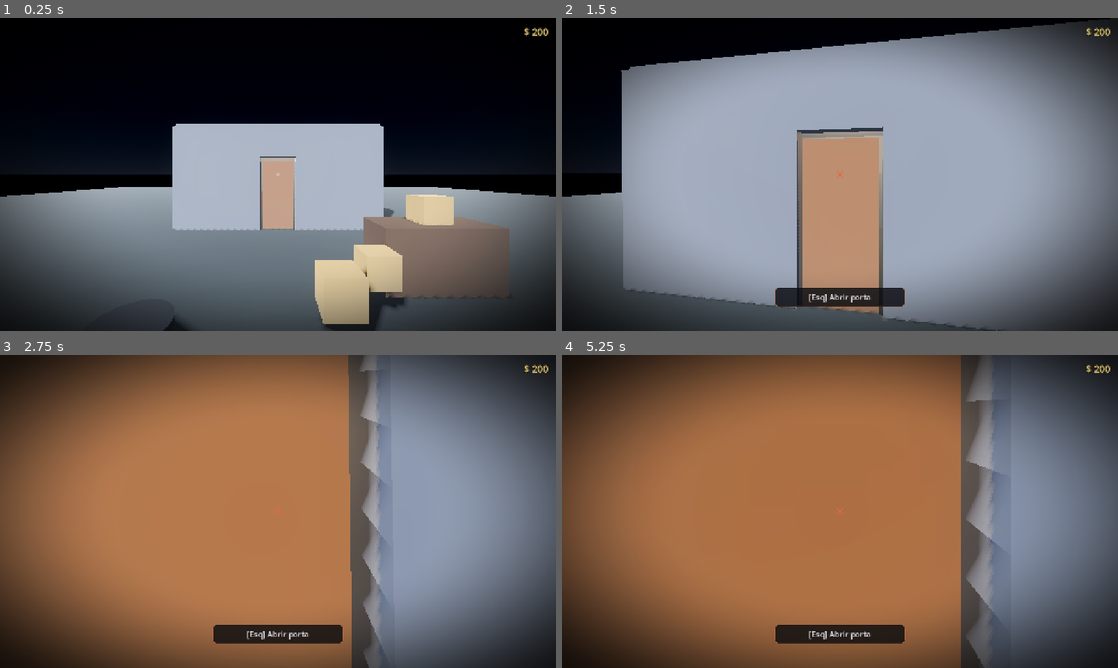
Above: before the commit, frames 1-4 (two rows, left to right).
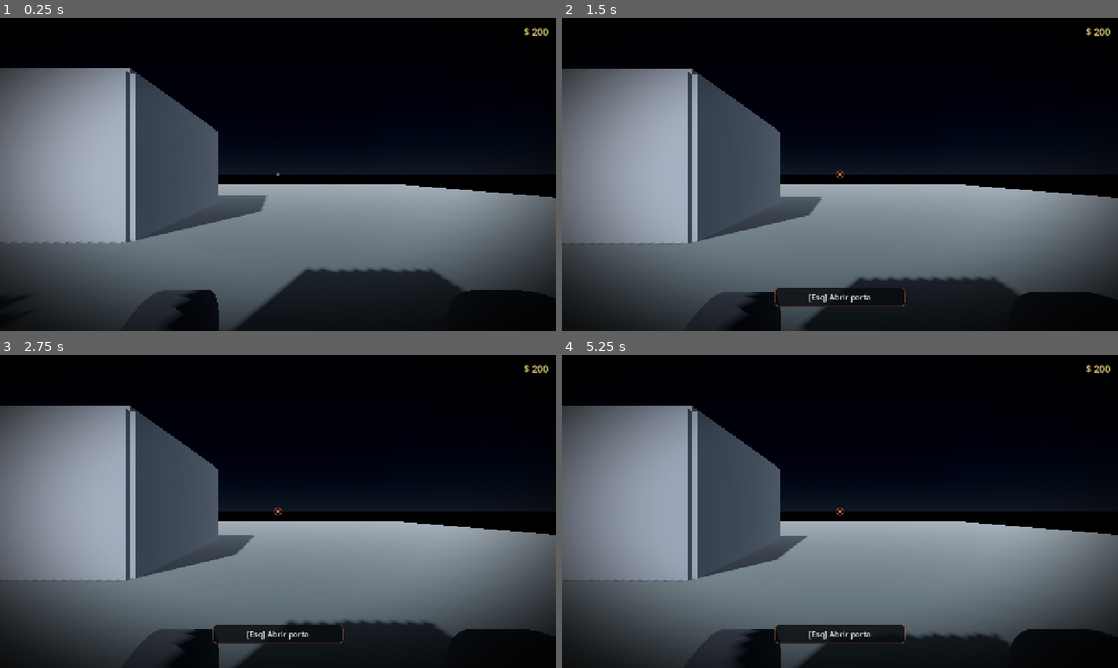
Above: after the commit, the same moments.

Repository: patrisck/mistline
Game: Godot game, scene res://scenes/world/test_map.tscn
Two runs of this game, one before a commit and one after it. Both use one fixed random seed, a clock stepped at 60 frames per second and the inputs below.
Inputs (mouse positions are in pixels of both pictures, inside the frame that each line leads up to):
- Up to frame 1 (0.25 s): no input
- Up to frame 2 (1.5 s): tap Enter at 0.5 s; move the mouse to (867, 174) at 0.52 s; press the mouse at (867, 174) at 0.53 s; hold W (move_forward) from 0.53 s (still down); tap Space (jump) at 0.77, 1.07 s; tap E at 0.8, 1.35 s; move the mouse to (812, 174) at 1.27 s; release the mouse at (812, 174) at 1.28 s
- Up to frame 3 (2.75 s): keep holding W (move_forward); tap Space (jump) at 1.52, 1.82 s; tap Q at 1.55, 2.1 s; move the mouse to (289, 505) at 2.02 s; tap F at 2.3 s
- Up to frame 4 (5.25 s): keep holding W (move_forward); move the mouse to (834, 517) at 2.77 s; tap F at 2.85 s; tap Space (jump) at 3.02, 3.05, 3.32, 4.52, 4.82 s; move the mouse to (878, 514) at 3.52 s; hold Space (jump) 3.53-4.28 s; click (878, 514) at 3.8 s; move the mouse to (795, 508) at 4.27 s; click (795, 508) at 4.35 s; tap E at 4.55 s; move the mouse to (845, 511) at 5.02 s; hold Shift (sprint) from 5.03 s (still down)

The runs differ from the first frame. In frame 1, 41% of the frame differs, in the area x 0-100%, y 16-100%; in frame 2, 72%; in frame 3, 91%, in the area x 0-100%, y 0-100%; in frame 4, 89%.

Commit message:
feat: sistema de carro simcade (VehicleBody3D)
- car.gd + car.tscn: VehicleBody3D com suspensao raycast (4 VehicleWheel3D),
  fisica arcade-realista, autocontido
- Entrar/sair: interact (clique) entra, F sai; player.enter_vehicle/exit_vehicle
  desativa/reativa o player (visivel, colisao, process, input)
- Camera 1a pessoa no banco com mouse-look
- Caixa MANUAL: marchas R/N/1-5 (E sobe, Q desce); W acelera, S freia,
  A/D esterca, Espaco freio de mao
- HUD proprio no carro (velocidade + marcha)
- Carro adicionado ao test_map (fora da garagem)

Valores de fisica/suspensao sao placeholders tunaveis.

Co-Authored-By: Claude Opus 4.8 <noreply@anthropic.com>

Diff:
--- /dev/null
+++ b/scenes/vehicle/car.tscn
@@ -0,0 +1,140 @@
+[gd_scene load_steps=7 format=3 uid="uid://carmistline0001"]
+
+[ext_resource type="Script" path="res://scripts/vehicle/car.gd" id="1_car"]
+
+[sub_resource type="StandardMaterial3D" id="Mat_body"]
+albedo_color = Color(0.45, 0.14, 0.13, 1)
+metallic = 0.3
+roughness = 0.5
+
+[sub_resource type="StandardMaterial3D" id="Mat_wheel"]
+albedo_color = Color(0.07, 0.07, 0.08, 1)
+roughness = 0.9
+
+[sub_resource type="BoxMesh" id="Box_body"]
+size = Vector3(1.6, 0.9, 3.6)
+
+[sub_resource type="BoxShape3D" id="Shape_body"]
+size = Vector3(1.5, 0.7, 3.2)
+
+[sub_resource type="CylinderMesh" id="Cyl_wheel"]
+top_radius = 0.35
+bottom_radius = 0.35
+height = 0.25
+
+[node name="Car" type="VehicleBody3D"]
+mass = 800.0
+collision_layer = 1
+collision_mask = 1
+script = ExtResource("1_car")
+
+[node name="Body" type="MeshInstance3D" parent="."]
+transform = Transform3D(1, 0, 0, 0, 1, 0, 0, 0, 1, 0, 0.15, 0)
+material_override = SubResource("Mat_body")
+mesh = SubResource("Box_body")
+
+[node name="Collision" type="CollisionShape3D" parent="."]
+transform = Transform3D(1, 0, 0, 0, 1, 0, 0, 0, 1, 0, 0.15, 0)
+shape = SubResource("Shape_body")
+
+[node name="WheelFL" type="VehicleWheel3D" parent="."]
+transform = Transform3D(1, 0, 0, 0, 1, 0, 0, 0, 1, -0.85, -0.35, -1.3)
+use_as_traction = true
+use_as_steering = true
+wheel_radius = 0.35
+wheel_rest_length = 0.2
+wheel_friction_slip = 5.0
+suspension_travel = 0.3
+suspension_stiffness = 30.0
+damping_compression = 1.5
+damping_relaxation = 2.0
+suspension_max_force = 8000.0
+
+[node name="MeshInstance3D" type="MeshInstance3D" parent="WheelFL"]
+transform = Transform3D(0, 1, 0, -1, 0, 0, 0, 0, 1, 0, 0, 0)
+material_override = SubResource("Mat_wheel")
+mesh = SubResource("Cyl_wheel")
+
+[node name="WheelFR" type="VehicleWheel3D" parent="."]
+transform = Transform3D(1, 0, 0, 0, 1, 0, 0, 0, 1, 0.85, -0.35, -1.3)
+use_as_traction = true
+use_as_steering = true
+wheel_radius = 0.35
+wheel_rest_length = 0.2
+wheel_friction_slip = 5.0
+suspension_travel = 0.3
+suspension_stiffness = 30.0
+damping_compression = 1.5
+damping_relaxation = 2.0
+suspension_max_force = 8000.0
+
+[node name="MeshInstance3D" type="MeshInstance3D" parent="WheelFR"]
+transform = Transform3D(0, 1, 0, -1, 0, 0, 0, 0, 1, 0, 0, 0)
+material_override = SubResource("Mat_wheel")
+mesh = SubResource("Cyl_wheel")
+
+[node name="WheelRL" type="VehicleWheel3D" parent="."]
+transform = Transform3D(1, 0, 0, 0, 1, 0, 0, 0, 1, -0.85, -0.35, 1.3)
+use_as_traction = true
+wheel_radius = 0.35
+wheel_rest_length = 0.2
+wheel_friction_slip = 5.0
+suspension_travel = 0.3
+suspension_stiffness = 30.0
+damping_compression = 1.5
+damping_relaxation = 2.0
+suspension_max_force = 8000.0
+
+[node name="MeshInstance3D" type="MeshInstance3D" parent="WheelRL"]
+transform = Transform3D(0, 1, 0, -1, 0, 0, 0, 0, 1, 0, 0, 0)
+material_override = SubResource("Mat_wheel")
+mesh = SubResource("Cyl_wheel")
+
+[node name="WheelRR" type="VehicleWheel3D" parent="."]
+transform = Transform3D(1, 0, 0, 0, 1, 0, 0, 0, 1, 0.85, -0.35, 1.3)
+use_as_traction = true
+wheel_radius = 0.35
+wheel_rest_length = 0.2
+wheel_friction_slip = 5.0
+suspension_travel = 0.3
+suspension_stiffness = 30.0
+damping_compression = 1.5
+damping_relaxation = 2.0
+suspension_max_force = 8000.0
+
+[node name="MeshInstance3D" type="MeshInstance3D" parent="WheelRR"]
+transform = Transform3D(0, 1, 0, -1, 0, 0, 0, 0, 1, 0, 0, 0)
+material_override = SubResource("Mat_wheel")
+mesh = SubResource("Cyl_wheel")
+
+[node name="Head" type="Node3D" parent="."]
+transform = Transform3D(1, 0, 0, 0, 1, 0, 0, 0, 1, -0.35, 0.55, -0.35)
+
+[node name="Camera3D" type="Camera3D" parent="Head"]
+
+[node name="ExitPoint" type="Marker3D" parent="."]
+transform = Transform3D(1, 0, 0, 0, 1, 0, 0, 0, 1, 1.5, -0.1, 0)
+
+[node name="CarHUD" type="CanvasLayer" parent="."]
+
+[node name="Panel" type="PanelContainer" parent="CarHUD"]
+anchor_top = 1.0
+anchor_bottom = 1.0
+offset_left = 18.0
+offset_top = -86.0
+offset_right = 170.0
+offset_bottom = -18.0
+grow_vertical = 0
+
+[node name="VBox" type="VBoxContainer" parent="CarHUD/Panel"]
+layout_mode = 2
+
+[node name="Speed" type="Label" parent="CarHUD/Panel/VBox"]
+layout_mode = 2
+text = "0 km/h"
+theme_override_font_sizes/font_size = 22
+
+[node name="Gear" type="Label" parent="CarHUD/Panel/VBox"]
+layout_mode = 2
+text = "Marcha: N"
+theme_override_font_sizes/font_size = 18
--- a/scenes/world/test_map.tscn
+++ b/scenes/world/test_map.tscn
@@ -11,6 +11,7 @@
 [ext_resource type="PackedScene" path="res://scenes/wine/crusher.tscn" id="9_crusher"]
 [ext_resource type="PackedScene" path="res://scenes/wine/fermenter.tscn" id="10_ferm"]
 [ext_resource type="PackedScene" path="res://scenes/wine/sales_counter.tscn" id="11_sales"]
+[ext_resource type="PackedScene" path="res://scenes/vehicle/car.tscn" id="12_car"]
 
 [sub_resource type="ProceduralSkyMaterial" id="ProceduralSkyMaterial_1"]
 sky_top_color = Color(0.06, 0.08, 0.12, 1)
@@ -254,6 +255,9 @@
 [node name="SalesCounter" parent="." instance=ExtResource("11_sales")]
 transform = Transform3D(1, 0, 0, 0, 1, 0, 0, 0, 1, 2.3, 0, -4)
 
+[node name="Car" parent="." instance=ExtResource("12_car")]
+transform = Transform3D(1, 0, 0, 0, 1, 0, 0, 0, 1, 6, 0.7, 4)
+
 [node name="Player" parent="." instance=ExtResource("1_player")]
 transform = Transform3D(1, 0, 0, 0, 1, 0, 0, 0, 1, 0, 0.2, 6)
 
--- a/scripts/player.gd
+++ b/scripts/player.gd
@@ -216,6 +216,28 @@
 	return b
 
 
+## Desativa o jogador enquanto ele dirige (o carro assume câmera e input).
+func enter_vehicle() -> void:
+	if _held_body != null:
+		_drop()
+	Interaction.set_prompt("")
+	visible = false
+	$CollisionShape3D.set_deferred("disabled", true)
+	set_physics_process(false)
+	set_process_unhandled_input(false)
+
+
+## Reativa o jogador ao sair do carro, posicionando-o em `at`.
+func exit_vehicle(at: Transform3D) -> void:
+	global_transform = at
+	velocity = Vector3.ZERO
+	visible = true
+	$CollisionShape3D.set_deferred("disabled", false)
+	set_physics_process(true)
+	set_process_unhandled_input(true)
+	camera.current = true
+
+
 ## Move o item carregado em direção ao ponto de segurar usando velocidade.
 ## Roda no passo de física para o controle de velocidade ficar estável.
 func _update_carry() -> void:
--- /dev/null
+++ b/scripts/vehicle/car.gd
@@ -0,0 +1,110 @@
+extends VehicleBody3D
+class_name Car
+## Carro simcade (VehicleBody3D = suspensão raycast embutida).
+## Entrar/sair (clique), câmera 1ª pessoa no banco, caixa manual (E/Q), volante.
+## Autocontido: assume o input quando ocupado; o player fica desativado.
+
+@export var max_engine_force: float = 220.0
+@export var max_brake: float = 6.0
+@export var max_steer: float = 0.6
+@export var steer_speed: float = 3.0
+@export var mouse_sensitivity: float = 0.0025
+## índice 0=Ré, 1=Neutro, 2..=1ª..5ª
+@export var gear_ratios: Array[float] = [-2.8, 0.0, 2.6, 1.8, 1.3, 1.0, 0.78]
+
+var _occupied: bool = false
+var _driver: Node = null
+var _gear: int = 1
+var _steer: float = 0.0
+
+@onready var _head: Node3D = $Head
+@onready var _camera: Camera3D = $Head/Camera3D
+@onready var _exit_point: Marker3D = $ExitPoint
+@onready var _hud: CanvasLayer = $CarHUD
+@onready var _speed_label: Label = $CarHUD/Panel/VBox/Speed
+@onready var _gear_label: Label = $CarHUD/Panel/VBox/Gear
+
+
+func _ready() -> void:
+	add_to_group("interactable")
+	_hud.visible = false
+
+
+func get_prompt() -> String:
+	return "[Esq] Entrar no carro"
+
+
+func interact(player: Node) -> void:
+	_enter(player)
+
+
+func _enter(player: Node) -> void:
+	_driver = player
+	_occupied = true
+	_gear = 1
+	if player.has_method("enter_vehicle"):
+		player.enter_vehicle()
+	_camera.current = true
+	_hud.visible = true
+	set_physics_process(true)
+
+
+func _exit_car() -> void:
+	_occupied = false
+	_hud.visible = false
+	engine_force = 0.0
+	brake = max_brake
+	steering = 0.0
+	if _driver != null and _driver.has_method("exit_vehicle"):
+		_driver.exit_vehicle(_exit_point.global_transform)
+	_driver = null
+
+
+func _unhandled_input(event: InputEvent) -> void:
+	if not _occupied:
+		return
+	if event is InputEventMouseMotion and Input.mouse_mode == Input.MOUSE_MODE_CAPTURED:
+		_head.rotate_y(-event.relative.x * mouse_sensitivity)
+		_camera.rotate_x(-event.relative.y * mouse_sensitivity)
+		_camera.rotation.x = clampf(_camera.rotation.x, deg_to_rad(-70.0), deg_to_rad(70.0))
+	if event is InputEventKey and event.pressed and not event.echo:
+		if event.keycode == KEY_E:
+			_shift(1)
+		elif event.keycode == KEY_Q:
+			_shift(-1)
+		elif event.keycode == KEY_F:
+			_exit_car()
+
+
+func _shift(dir: int) -> void:
+	_gear = clampi(_gear + dir, 0, gear_ratios.size() - 1)
+
+
+func _physics_process(delta: float) -> void:
+	if not _occupied:
+		return
+	var throttle := Input.get_action_strength("move_forward")
+	var brake_in := Input.get_action_strength("move_back")
+	var steer_in := Input.get_action_strength("move_left") - Input.get_action_strength("move_right")
+
+	engine_force = throttle * max_engine_force * gear_ratios[_gear]
+	brake = brake_in * max_brake
+	if Input.is_action_pressed("jump"):
+		brake = max_brake * 2.5  # freio de mão
+
+	_steer = move_toward(_steer, steer_in * max_steer, steer_speed * delta)
+	steering = _steer
+	_update_hud()
+
+
+func _update_hud() -> void:
+	_speed_label.text = "%d km/h" % int(linear_velocity.length() * 3.6)
+	_gear_label.text = "Marcha: %s" % _gear_name()
+
+
+func _gear_name() -> String:
+	if _gear == 0:
+		return "R"
+	if _gear == 1:
+		return "N"
+	return str(_gear - 1)
Not shown: 1 places in scenes/world/test_map.tscn that only renumber resources
Not shown, added: scripts/vehicle/car.gd.uid
Not shown, changed: README.md
